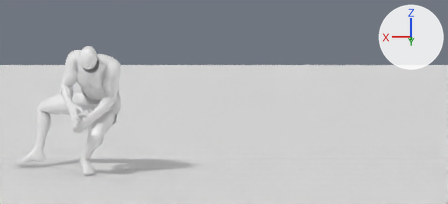
A saved change to the Blender file anim-src/_preview_RollLeftUnarmed.blend.
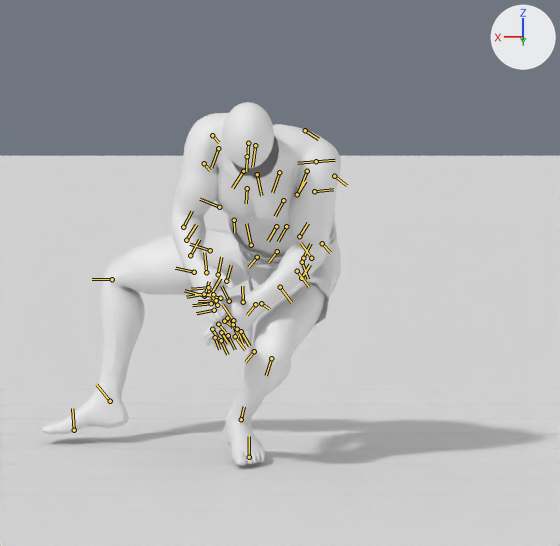
Each version appears first from the file's camera 'CamWide', and next in a close-up on the part from 0% to 44% of the width and 5% to 100% of the height. Arrows for +X, +Y and +Z are at upper right; the lights stay in place. The older version's two pictures come first. Both versions are drawn at frame 4 of the action 'StepDodgeRollLeftUnarmed'; the numbers are the values there. The bones that change, and the others that lie on the model, are drawn over the model as lines in the close-ups.

Names of what the first close-up shows: 'Floor', 'HIMBO - Body HP', 'HIMBO - Boxers', 'HIMBO - Feet', 'HIMBO - Hands', 'PreviewHead' and 15 more.
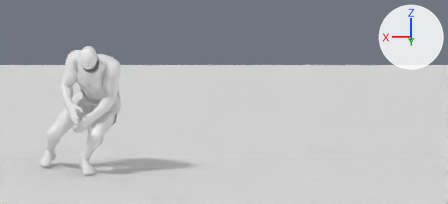
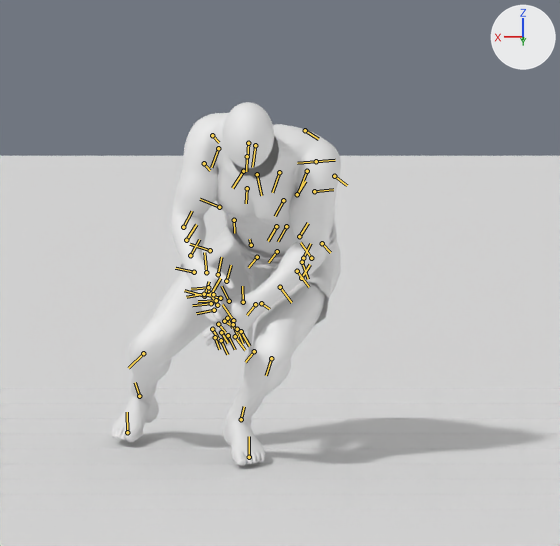
What differs and where, as boxes [x1, y1, x2, y2] in the close-ups (560 x 546 px):
'HIMBO - Body HP', posed (12% narrower): before [99, 113, 341, 414]; after [128, 113, 341, 414]
'HIMBO - Feet', posed: before [42, 376, 265, 466]; after [111, 389, 265, 466]
'HIMBO - Boxers', posed: before [202, 213, 341, 352]; after [181, 212, 341, 352]
bone 'NPC R Thigh [RThg]', root to tip: before (251, 245) to (246, 223); after (251, 245) to (249, 239)
bone 'NPC R Calf [RClf]', root to tip: before (112, 279) to (92, 279); after (143, 353) to (128, 368)
bone 'NPC R Foot [Rft ]', root to tip: before (110, 401) to (96, 384); after (139, 396) to (135, 382)

What the commit changed:
Bone 'NPC R Thigh [RThg]' (bone_npc_r_thigh__rthg) turns from (-54, 32, 96) to (-57, -18, 12) degrees about its own x, y and z.
Bone 'NPC R Calf [RClf]' (bone_npc_r_calf__rclf) turns from (68, 0, 0) to (76, 0, 0) degrees about its own x, y and z.
Bone 'NPC R Foot [Rft ]' (bone_npc_r_foot__rft) turns from (6, 26, -33) to (-34, 45, -9) degrees about its own x, y and z.
